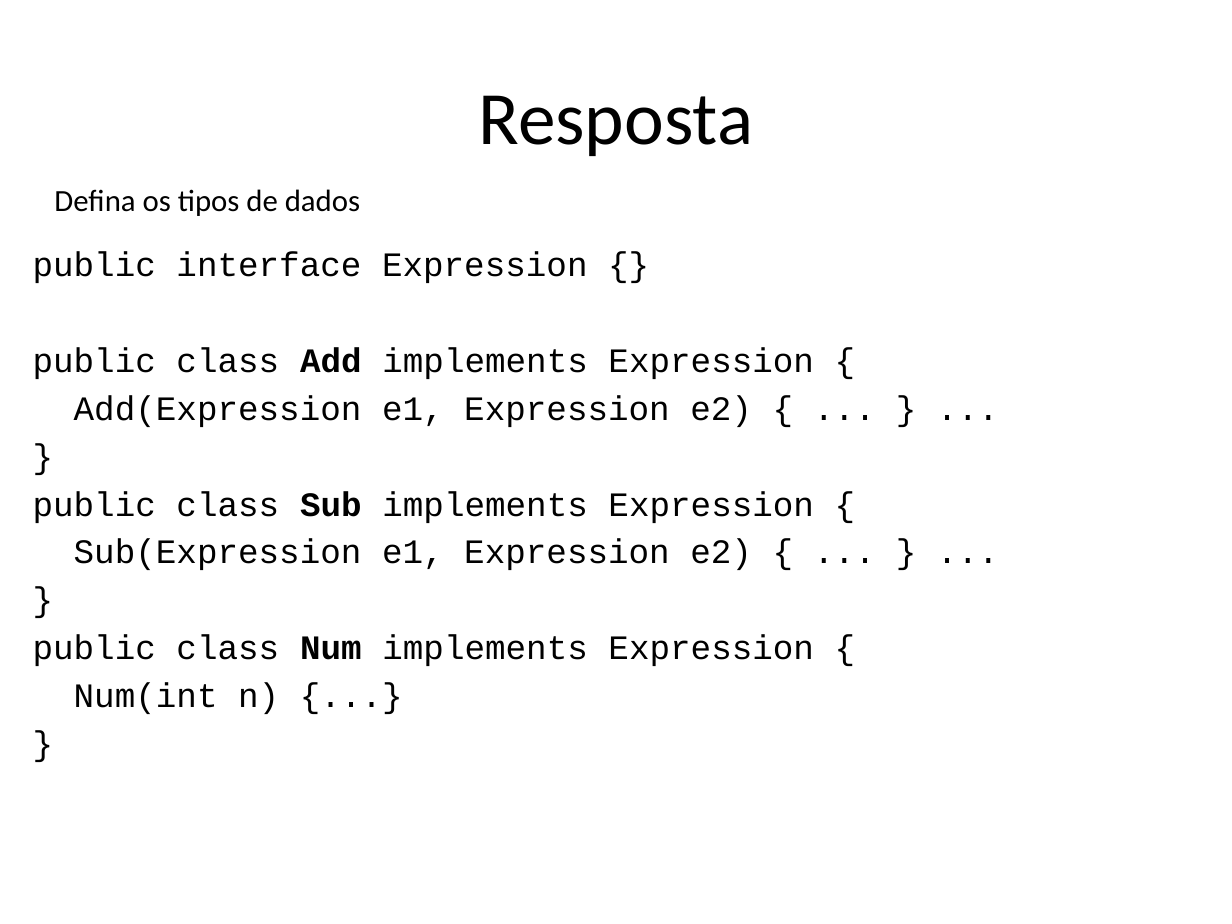
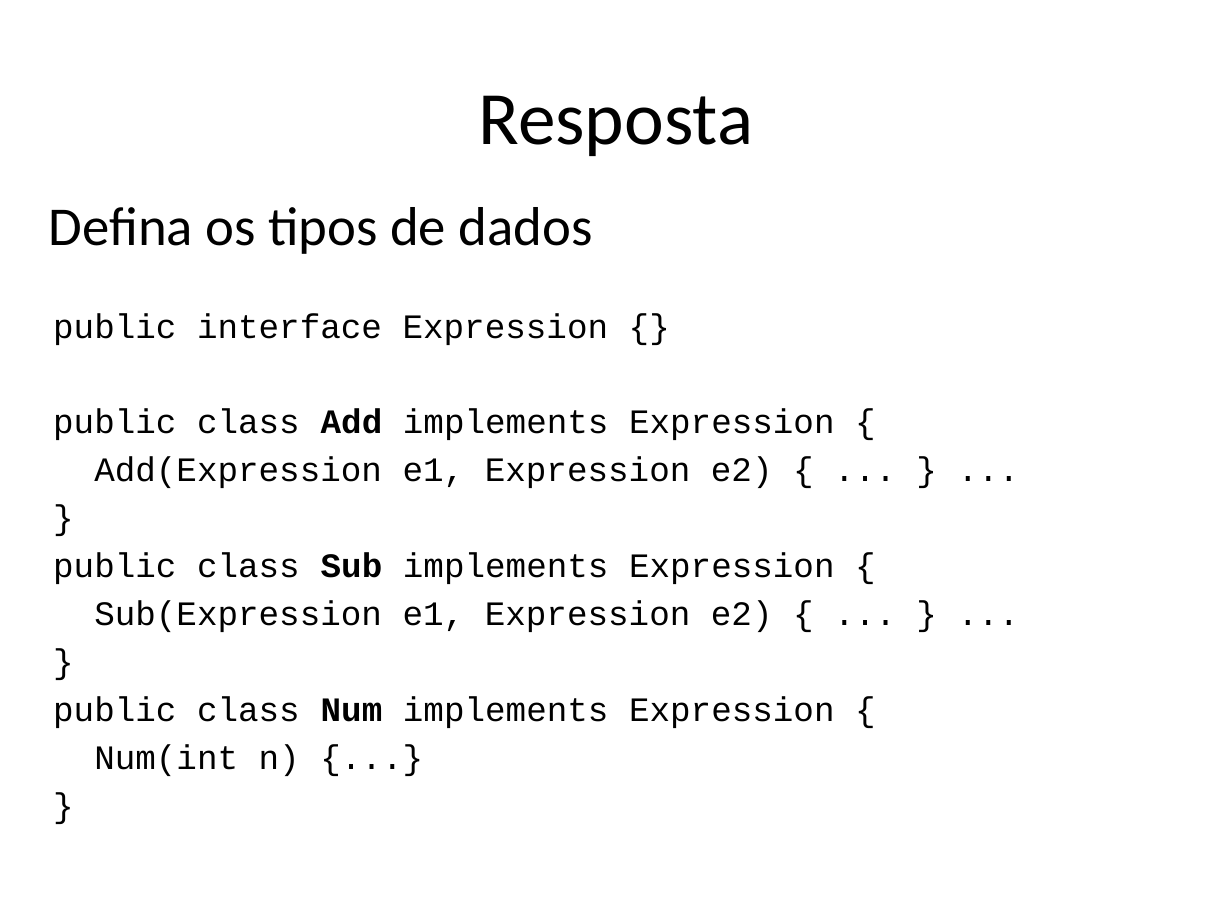
Before and after one commit to damorim/compilers-cin, a slide deck: slide 61 of slides-aulas/analise-sintatica.pptx. Drawn at 1232x924 pixels with LibreOffice and Linux fonts; fonts in the diff are those of the drawing. Boxes give left, top, right and bottom in pixels: in the first picture for what was removed or moved away, otherwise in the second. Text is boxed around its words. In the diff, an @@ line names an element or a change of style, - is before the commit and + after.

```diff
--- a/slides-aulas/analise-sintatica.pptx
+++ b/slides-aulas/analise-sintatica.pptx
@@ text "Defina os tipos de dados": place and size @@
-text "Defina os tipos de dados" at [54, 189, 360, 216]
+text "Defina os tipos de dados" at [49, 207, 592, 254]
@@ text "Defina os tipos de dados" at [49, 207, 592, 254]: size 18 to 32 pt @@
@@ text "public interface Expression {}": place and size @@
-text "public interface Expression {}" at [33, 251, 814, 714]
+text "public interface Expression {}" at [53, 313, 835, 776]
```
Also in this commit, not shown: 6 other slides changed, 1 other file.
